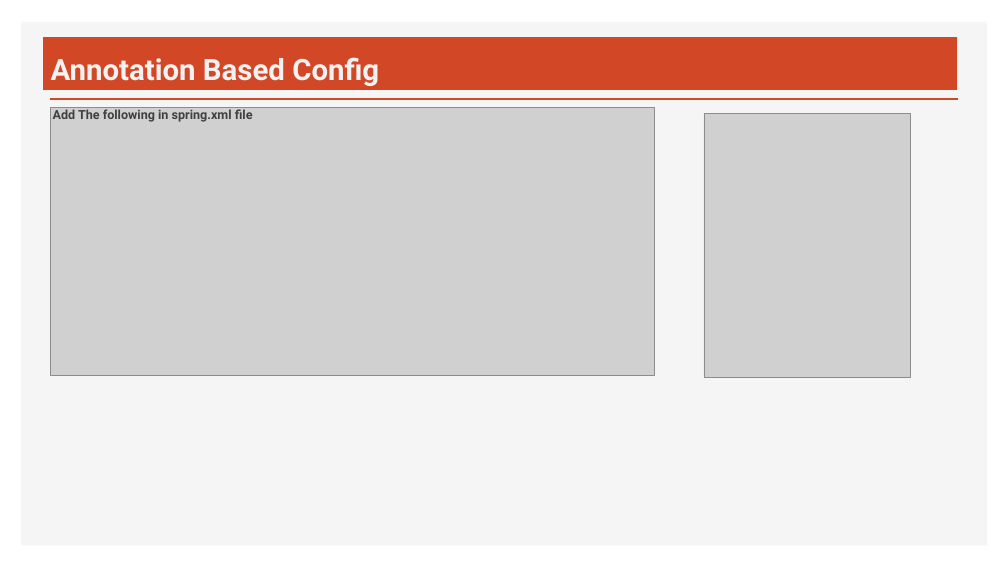
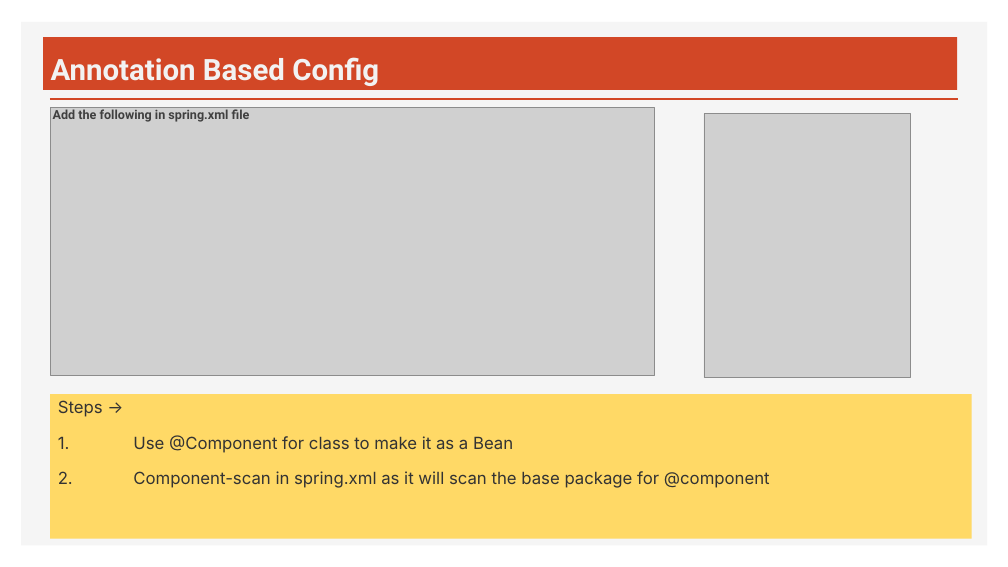
Before and after one commit to avishekBS/springFramework, a slide deck: slide 5 of Spring Framework.pptx. Drawn at 1008x567 pixels with LibreOffice and Linux fonts; fonts in the diff are those of the drawing; grey boxes stand for pictures. Boxes give left, top, right and bottom in pixels: in the first picture for what was removed or moved away, otherwise in the second. Text is boxed around its words. In the diff, an @@ line names an element or a change of style, - is before the commit and + after.

```diff
--- a/Spring Framework.pptx
+++ b/Spring Framework.pptx
@@ text at [53, 107, 250, 122]: text changed @@
-Add The following in spring.xml file
+Add the following in spring.xml file
@@ rectangle added at [50, 394, 972, 538], fill #FFD966, 16 pt, text #333333 @@
+Steps →
+1. Use @Component for class to make it as a Bean
+2. Component-scan in spring.xml as it will scan the base package for @component
```
Also in this commit, not shown: 4 other slides changed, 1 slide added.
